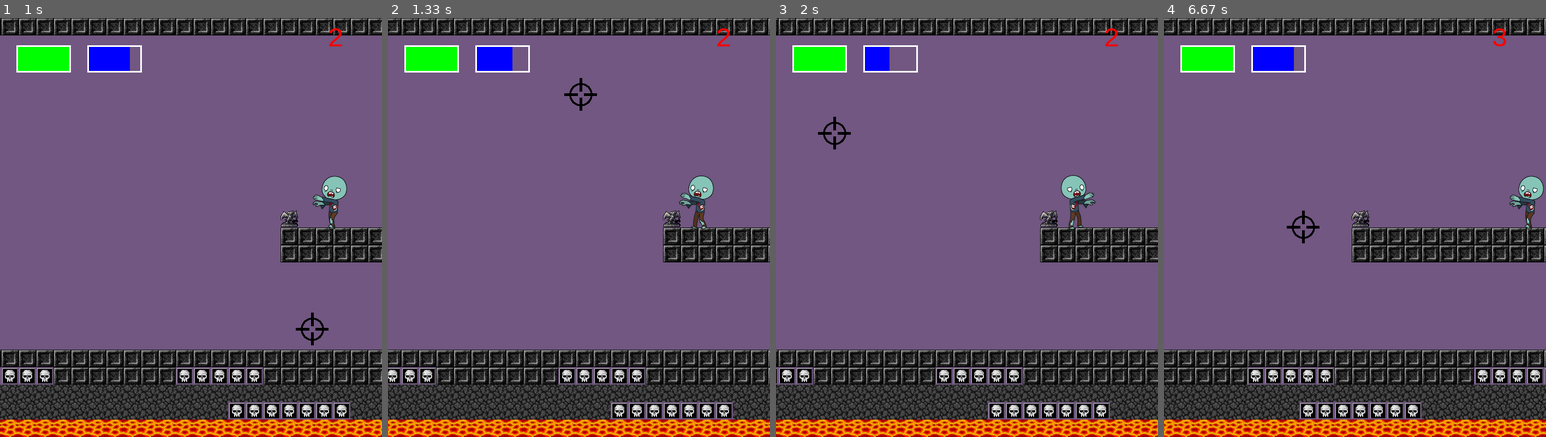
Above: before the commit, frames 1-4 (left to right).
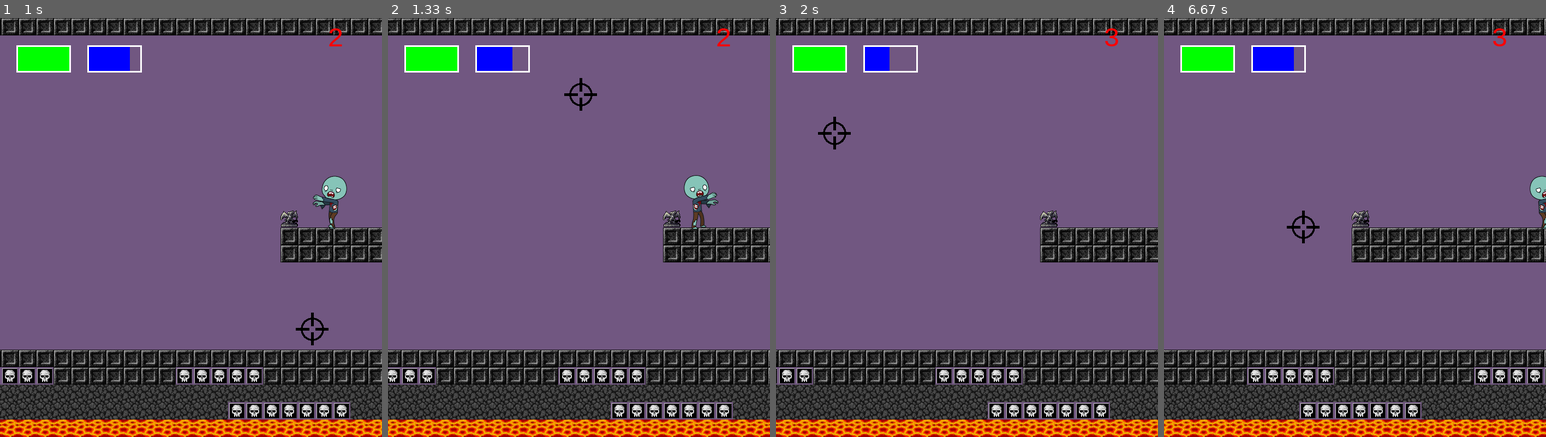
Above: after the commit, the same moments.

Repository: bezvershenko/YandexLyceymPyGame
Game: pygame game, started from test.py
The game is run twice, just before and just after one commit, with the same random seed, the same clock (stepped at 60 frames per second) and the same inputs.
Inputs (mouse positions are in pixels of both pictures, inside the frame that each line leads up to):
- Up to frame 1 (1 s): press the mouse at (183, 319) at 0.37 s; move the mouse to (137, 265) at 0.47 s; release the mouse at (87, 206) at 0.6 s; press the mouse at (248, 319) at 0.7 s; move the mouse to (282, 323) at 0.8 s; release the mouse at (313, 328) at 0.93 s
- Up to frame 2 (1.33 s): press the mouse at (636, 319) at 1.03 s; move the mouse to (609, 206) at 1.13 s; release the mouse at (579, 93) at 1.27 s
- Up to frame 3 (2 s): press the mouse at (1123, 198) at 1.37 s; move the mouse to (1070, 152) at 1.47 s; release the mouse at (1016, 105) at 1.6 s; press the mouse at (1104, 198) at 1.7 s; move the mouse to (970, 164) at 1.8 s; release the mouse at (833, 131) at 1.93 s
- Up to frame 4 (6.67 s): press the mouse at (1492, 198) at 2.03 s; move the mouse to (1423, 189) at 2.13 s; release the mouse at (1358, 185) at 2.27 s; press the mouse at (1492, 198) at 2.37 s; move the mouse to (1377, 252) at 2.47 s; release the mouse at (1263, 307) at 2.6 s; press the mouse at (1492, 198) at 2.7 s; move the mouse to (1492, 290) at 2.8 s; release the mouse at (1496, 386) at 2.93 s; press the mouse at (1538, 206) at 3.03 s; move the mouse to (1446, 193) at 3.13 s; release the mouse at (1351, 181) at 3.27 s; press the mouse at (1538, 206) at 3.37 s; move the mouse to (1477, 173) at 3.47 s; release the mouse at (1412, 135) at 3.6 s; press the mouse at (1538, 206) at 3.7 s; move the mouse to (1442, 147) at 3.8 s; release the mouse at (1347, 85) at 3.93 s; press the mouse at (1538, 206) at 4.03 s; move the mouse to (1458, 193) at 4.13 s; release the mouse at (1377, 177) at 4.27 s; press the mouse at (1526, 206) at 4.37 s; move the mouse to (1446, 261) at 4.47 s; release the mouse at (1366, 319) at 4.6 s; press the mouse at (1526, 206) at 4.7 s; move the mouse to (1400, 231) at 4.8 s; release the mouse at (1270, 256) at 4.93 s; press the mouse at (1526, 206) at 5.03 s; move the mouse to (1469, 256) at 5.13 s; release the mouse at (1412, 311) at 5.27 s; press the mouse at (1526, 206) at 5.37 s; move the mouse to (1435, 277) at 5.47 s; release the mouse at (1343, 349) at 5.6 s; press the mouse at (1507, 206) at 5.7 s; move the mouse to (1431, 248) at 5.8 s; release the mouse at (1355, 290) at 5.93 s; press the mouse at (1507, 206) at 6.03 s; move the mouse to (1416, 248) at 6.13 s; release the mouse at (1328, 290) at 6.27 s; press the mouse at (1507, 206) at 6.37 s; move the mouse to (1404, 214) at 6.47 s; release the mouse at (1301, 227) at 6.6 s

Frame 1 is identical in both runs. In frame 2, 0.6% of the frame differs, in the area x 76-87%, y 37-51%; in frame 3, 0.6%, in the area x 74-90%, y 2-51%; in frame 4, 0.6%.

Commit message:
добавлена проверка блоков слева и справа от зомби
Signed-off-by: vasilmao <vasezs@inbox.ru>

Diff:
--- a/test.py
+++ b/test.py
@@ -14,9 +14,17 @@
     return list(x)
 
 
+def step_able(z):
+    f1 = main_arr[z.y + 1][int(z.x + z.d)] not in [0, 2783] and main_arr[z.y + 1][int(z.x + z.d) + 1] not in [0, 2783]
+    f2 = main_arr[z.y][int(z.x + z.d)] in [0] and main_arr[z.y][int(z.x + z.d) + 1] in [0]
+    f3 = main_arr[z.y - 1][int(z.x + z.d)] in [0] and main_arr[z.y - 1][int(z.x + z.d) + 1] in [0]
+    return f1 and f2 and f3
+
+
 pygame.init()
 
-#kek
+
+# kek
 
 
 class Health:
@@ -128,9 +136,7 @@
             if self.x + self.d <= 0:
                 self.d *= -1
                 return
-            if main_arr[self.y + 1][int(self.x + self.d)] not in [0, 2783] and main_arr[self.y + 1][
-                        int(self.x + self.d) + 1] not in [0,
-                                                          2783]:  # and main_arr[self.y // 32][self.x // 32 + int(self.d)] == 0 and main_arr[self.y // 32 - 1][self.x // 32 + int(self.d)] == 0:
+            if step_able(self):
                 self.x += self.d
 
                 self.rect.x = self.x * 32 + self.moving
@@ -345,7 +351,6 @@
         c = cursor.get_rect().width
         screen.blit(cursor, (x - c // 2, y - c // 2))
     gui.update()
-
     pygame.display.flip()
     clock.tick(30)
 pygame.mixer.quit()
